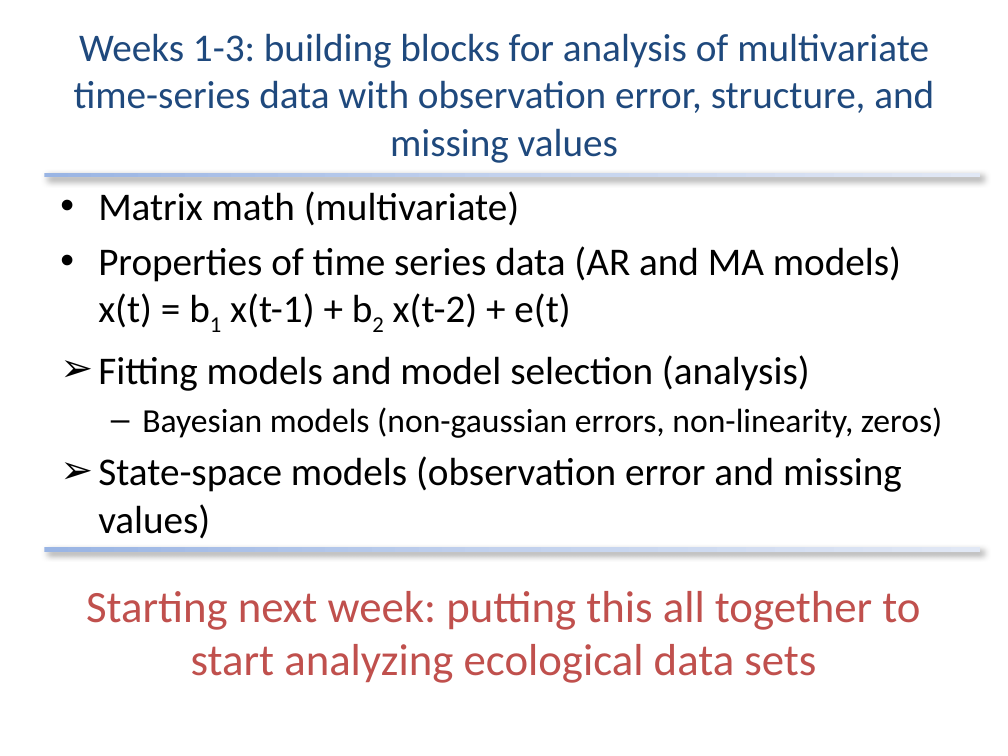
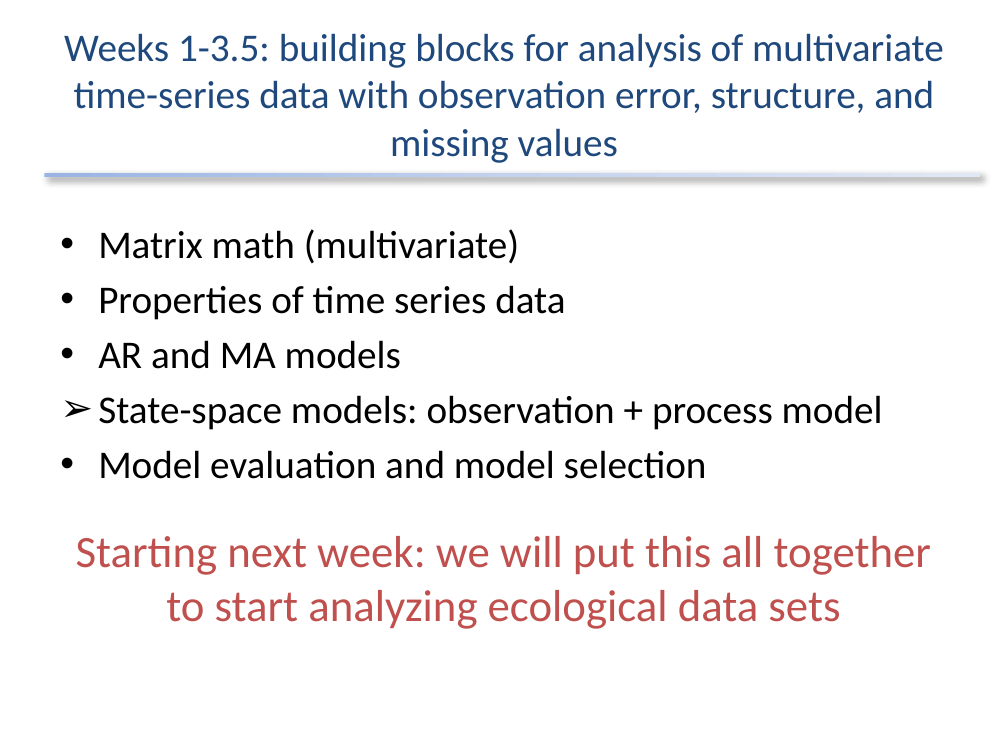
Before and after one commit to atsa-es/atsa, a slide deck: slide 3 of Lectures/Week 3/lec_05_uni_state_space.pptx. Drawn at 1008x756 pixels with LibreOffice and Linux fonts; fonts in the diff are those of the drawing. Boxes give left, top, right and bottom in pixels: in the first picture for what was removed or moved away, otherwise in the second. Text is boxed around its words. In the diff, an @@ line names an element or a change of style, - is before the commit and + after.

```diff
--- a/Lectures/Week 3/lec_05_uni_state_space.pptx
+++ b/Lectures/Week 3/lec_05_uni_state_space.pptx
@@ title at [64, 33, 944, 163]: text changed @@
-Weeks 1-3: building blocks for analysis of multivariate time-series data with observation error, structure, and missing values
+Weeks 1-3.5: building blocks for analysis of multivariate time-series data with observation error, structure, and missing values
@@ text "Matrix math (multivariate)": place and size @@
-text "Matrix math (multivariate)" at [86, 191, 942, 683]
+text "Matrix math (multivariate)" at [76, 229, 931, 629]
@@ text at [76, 285, 931, 629]: text changed @@
-• Properties of time series data (AR and MA models) x(t) = b1 x(t-1) + b2 x(t-2) + e(t)
-➢ Fitting models and model selection (analysis)
-  – Bayesian models (non-gaussian errors, non-linearity, zeros)
-➢ State-space models (observation error and missing values)
-Starting next week: putting this all together to start analyzing ecological data sets
+• Properties of time series data
+• AR and MA models
+➢ State-space models: observation + process model
+• Model evaluation and model selection
+Starting next week: we will put this all together to start analyzing ecological data sets
@@ rectangle removed at [44, 547, 980, 552] @@
```
Also in this commit, not shown: 1 other slide changed, 1 other file.
